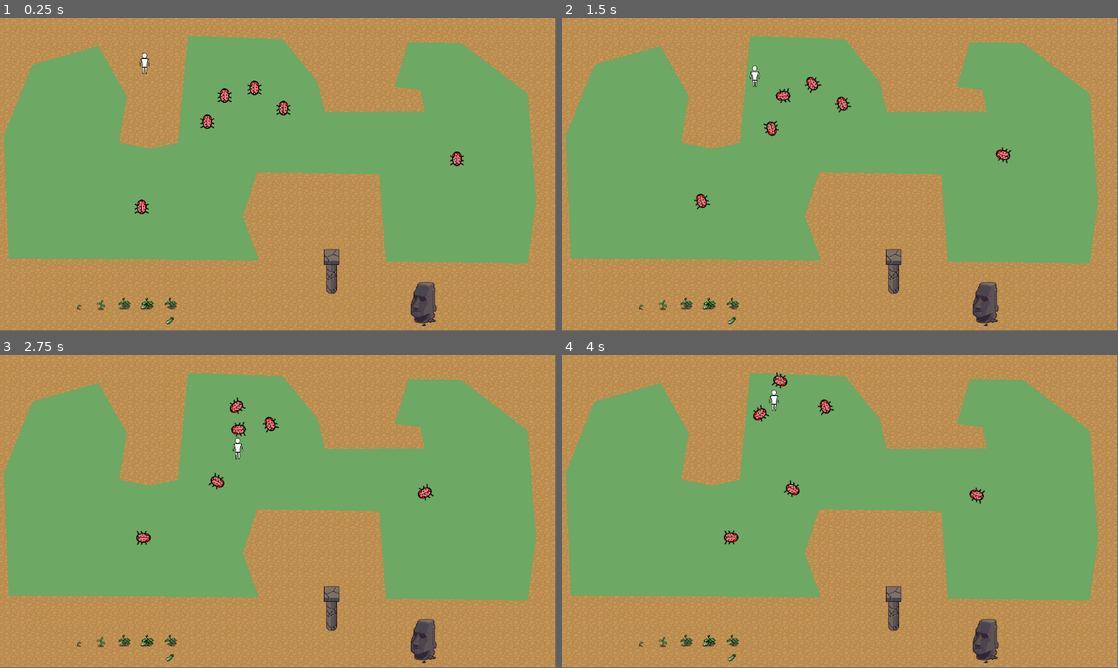
Above: before the commit, frames 1-4 (two rows, left to right).
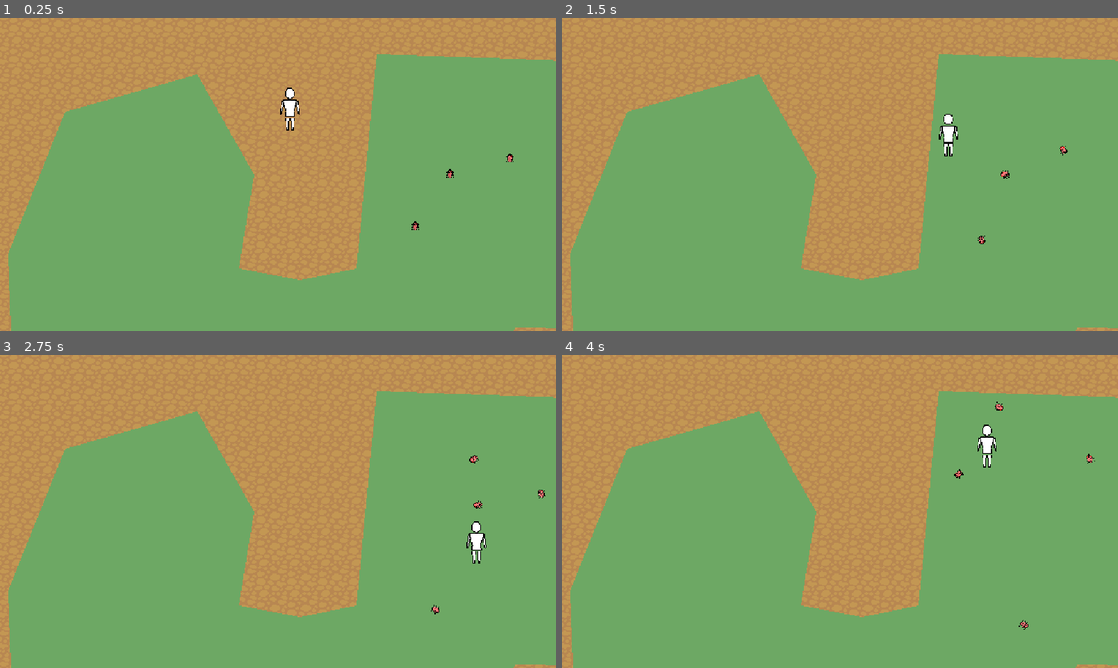
Above: after the commit, the same moments.

Repository: Moizer02/harvest_game_jam
Game: Godot game, scene res://blankmap.tscn
The game is run twice, just before and just after one commit, with the same random seed, the same clock (stepped at 60 frames per second) and the same inputs.
Inputs (mouse positions are in pixels of both pictures, inside the frame that each line leads up to):
- Up to frame 1 (0.25 s): no input
- Up to frame 2 (1.5 s): tap Enter at 0.5 s; move the mouse to (962, 158) at 0.52 s; hold D (movement_right) 0.53-1.28 s; click (962, 158) at 0.67 s; move the mouse to (728, 190) at 1.27 s; hold S (movement_down) from 1.28 s (still down)
- Up to frame 3 (2.75 s): move the mouse to (333, 442) at 2.02 s; release S (movement_down) at 2.03 s; hold D (movement_right) from 2.03 s (still down)
- Up to frame 4 (4 s): move the mouse to (812, 574) at 2.77 s; release D (movement_right) at 2.78 s; hold W (movement_up) 2.78-3.53 s; click (812, 574) at 2.92 s; move the mouse to (1006, 558) at 3.52 s; hold A (movement_left) from 3.53 s (still down)
The window is 799x449 before the commit and 800x450 after it. Grey fills any space a smaller window leaves; there, only what the larger window draws over its background counts as a difference.

The runs differ from the first frame. In frame 1, 44% of the frame differs, in the area x 0-100%, y 0-100%; in frame 2, 45%; in frame 3, 45%; in frame 4, 45%.

Commit message:
fixed window scaling to work with pixel art

Diff:
--- a/project.godot
+++ b/project.godot
@@ -19,6 +19,11 @@
 [autoload]
 
 PauseMenu="*res://src/UI/PauseMenu.tscn"
+
+[display]
+
+window/stretch/mode="viewport"
+window/stretch/scale=2.0
 
 [input]
 
@@ -51,5 +56,6 @@
 
 [rendering]
 
+textures/canvas_textures/default_texture_filter=0
 renderer/rendering_method="gl_compatibility"
 renderer/rendering_method.mobile="gl_compatibility"
--- a/src/bug.tscn
+++ b/src/bug.tscn
@@ -1,7 +1,7 @@
 [gd_scene load_steps=4 format=3 uid="uid://cls1afm7ycghd"]
 
 [ext_resource type="Script" path="res://src/bug.gd" id="1_6cvqa"]
-[ext_resource type="Texture2D" uid="uid://du6j51e3ln4m" path="res://Bug.png" id="1_j1vox"]
+[ext_resource type="Texture2D" uid="uid://du6j51e3ln4m" path="res://art/Bug.png" id="2_ss12i"]
 
 [sub_resource type="CapsuleShape2D" id="CapsuleShape2D_dyou1"]
 radius = 15.0
@@ -11,9 +11,11 @@
 script = ExtResource("1_6cvqa")
 
 [node name="Sprite2D" type="Sprite2D" parent="."]
-texture = ExtResource("1_j1vox")
+scale = Vector2(0.3, 0.3)
+texture = ExtResource("2_ss12i")
 
 [node name="CollisionShape2D" type="CollisionShape2D" parent="."]
+visible = false
 position = Vector2(0, 1)
 shape = SubResource("CapsuleShape2D_dyou1")
 
Renamed: Bug.png -> art/Bug.png
Not shown, changed: art/Bug.png.import
Binary file added: art/paths-town-objects/PathAndObjects.png
Not shown, changed: art/paths-town-objects/PathAndObjects.png.import
Not shown, added: art/paths-town-objects/attribution.txt
